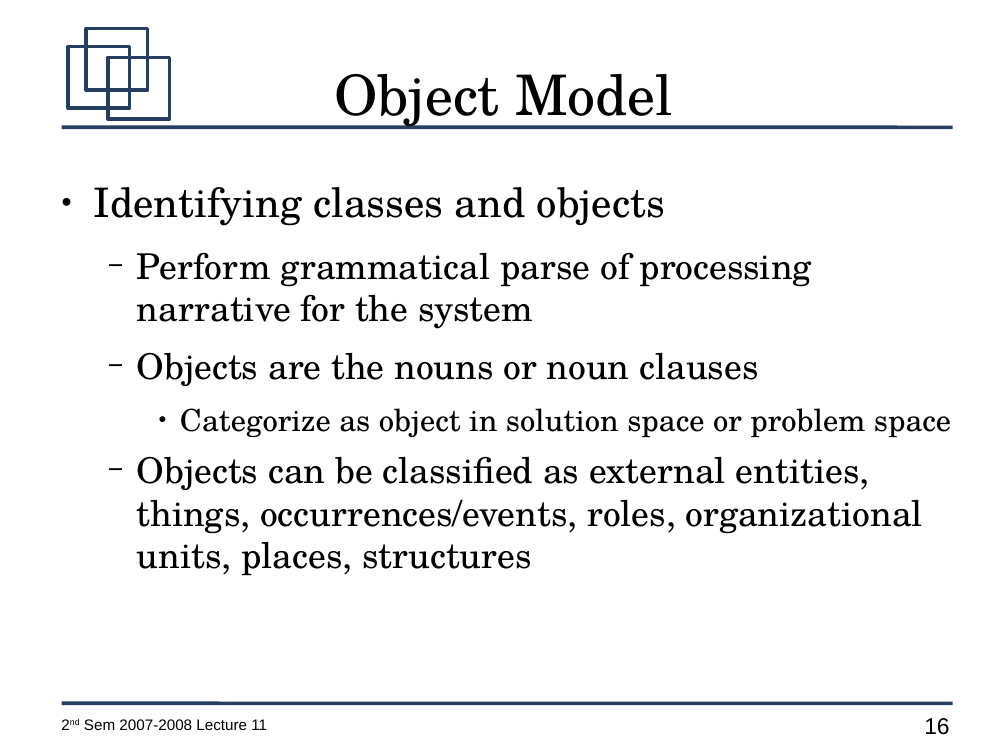
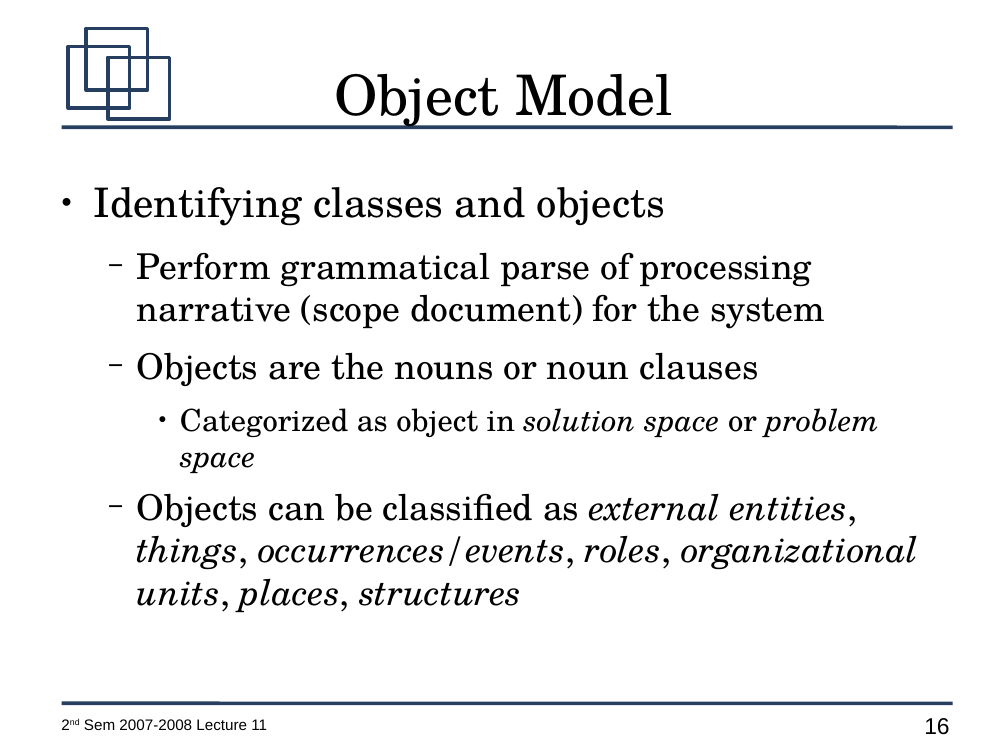
Before and after one commit to jachermocilla/jach-homepage, a slide deck: slide 16 of CMSC128-2nd-Sem-2007-L11.odp. Drawn at 1008x756 pixels with LibreOffice and Linux fonts; fonts in the diff are those of the drawing. Boxes give left, top, right and bottom in pixels: in the first picture for what was removed or moved away, otherwise in the second. Text is boxed around its words. In the diff, an @@ line names an element or a change of style, - is before the commit and + after.

```diff
--- a/CMSC128-2nd-Sem-2007-L11.odp
+++ b/CMSC128-2nd-Sem-2007-L11.odp
@@ text at <box>137,252,825,329</box>: text changed @@
-  − Perform grammatical parse of processing narrative for the system
+  − Perform grammatical parse of processing narrative (scope document) for the system
@@ text at <box>180,408,879,473</box>: text changed; italic on @@
-    ● Categorize as object in solution space or problem space
+    ● Categorized as object in solution space or problem space
@@ text at <box>137,493,919,613</box>: italic on in "external entities, things, occurrences/events, roles, organi ..." @@
```
Also in this commit, not shown: 18 other slides changed.
